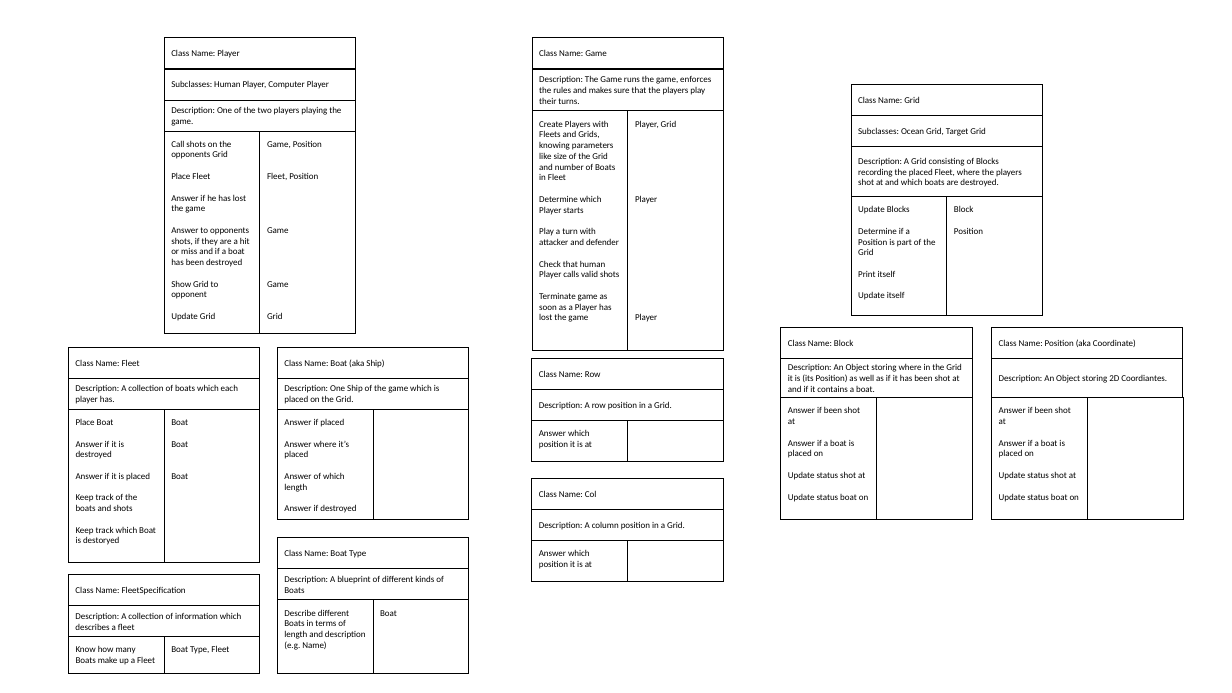
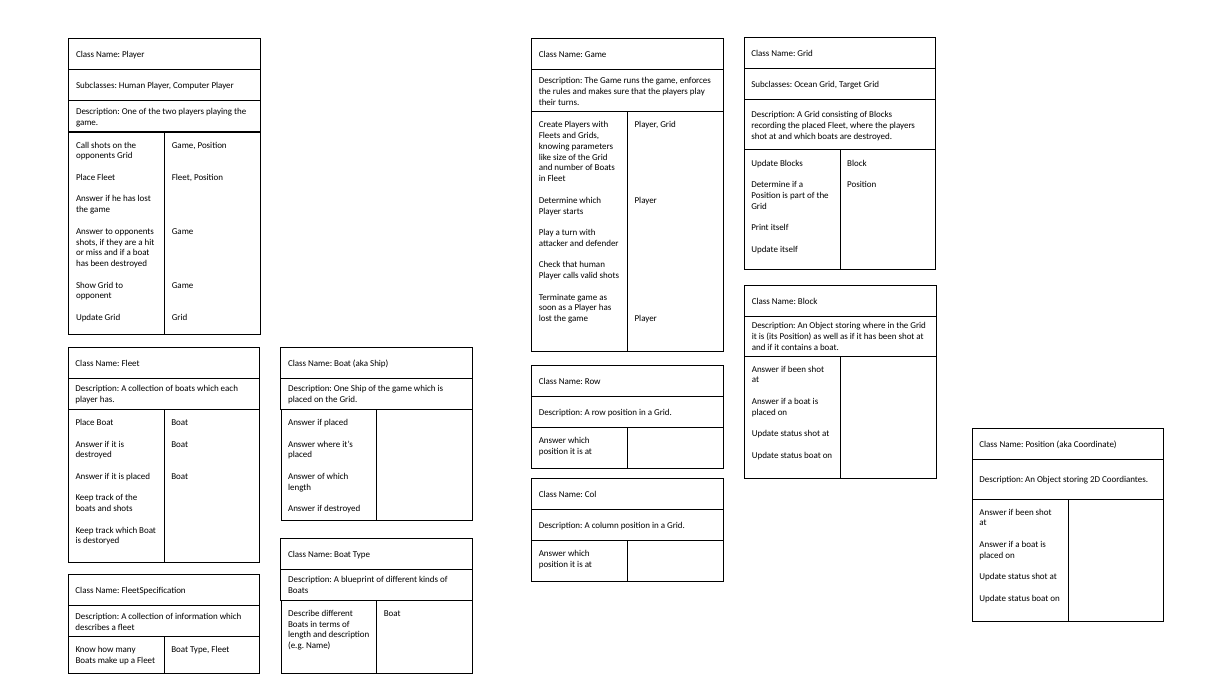
Before and after one commit to mwooll/softcon, a slide deck: slide 5 of Group31-a1/01/skizze_exercise_01_1.pptx. Drawn at 1232x693 pixels with LibreOffice and Linux fonts; fonts in the diff are those of the drawing. Boxes give left, top, right and bottom in pixels: in the first picture for what was removed or moved away, otherwise in the second. Text is boxed around its words. In the diff, an @@ line names an element or a change of style, - is before the commit and + after.

```diff
--- a/Group31-a1/01/skizze_exercise_01_1.pptx
+++ b/Group31-a1/01/skizze_exercise_01_1.pptx
@@ 5 rectangles: place and size @@
-5 rectangles at (165, 38, 356, 335)
+5 rectangles at (68, 39, 261, 335)
@@ rectangle "Subclasses: Ocean Grid, Target Grid": place and size @@
-rectangle "Subclasses: Ocean Grid, Target Grid" at (851, 116, 1043, 147)
+rectangle "Subclasses: Ocean Grid, Target Grid" at (744, 68, 935, 100)
@@ 4 rectangles: place and size @@
-4 rectangles at (851, 84, 1043, 316)
+4 rectangles at (744, 38, 936, 269)
@@ rectangle "Description: An Object storing where ...": place and size @@
-rectangle "Description: An Object storing where ..." at (781, 359, 972, 398)
+rectangle "Description: An Object storing where ..." at (745, 316, 936, 356)
@@ 3 rectangles: place and size @@
-3 rectangles at (781, 327, 972, 519)
+3 rectangles at (745, 286, 936, 478)
@@ 8 rectangles: place and size @@
-8 rectangles at (277, 348, 470, 674)
+8 rectangles at (281, 348, 473, 674)
@@ 4 rectangles: place and size @@
-4 rectangles at (531, 359, 724, 461)
+4 rectangles at (531, 365, 724, 468)
@@ 4 rectangles: place and size @@
-4 rectangles at (992, 327, 1184, 519)
+4 rectangles at (972, 429, 1165, 621)
```
Also in this commit, not shown: 2 other files.
